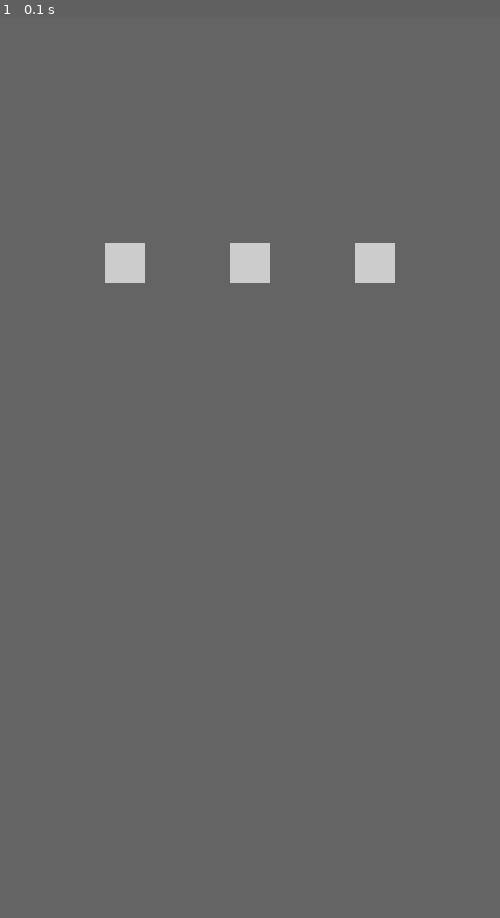
Above: before the commit, frame 1.
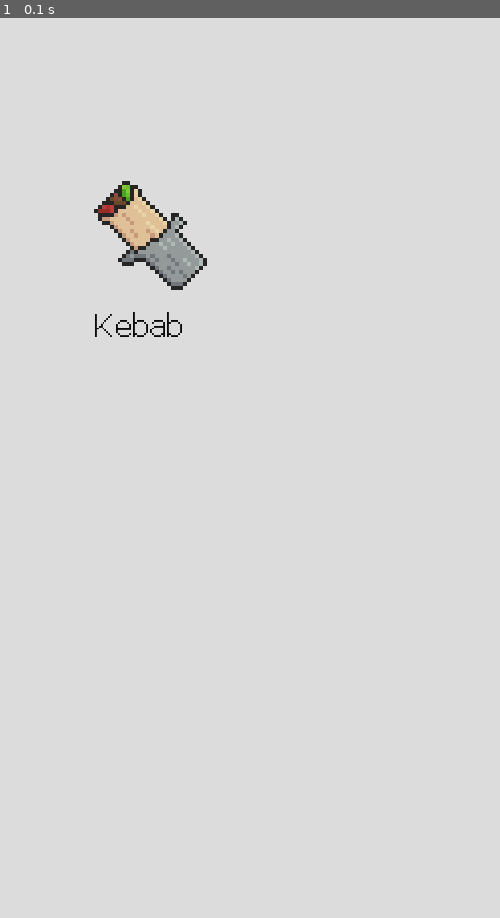
Above: after the commit, the same moment.

Repository: MichalRybecky/JAKP
Game: pygame game, started from main.py
Two runs of this game, one before a commit and one after it. Both use one fixed random seed, a clock stepped at 60 frames per second and the inputs below.
Inputs:
- Up to frame 1 (0.1 s): no input

The runs differ from the first frame. In frame 1, 99% of the frame differs, in the area x 0-100%, y 0-100%.

Commit message:
Presuvanie fontu do main priecinku, pygame nema rad fonty inde. Pridanie fontu a obrazku kebabu do main menu

Diff:
--- a/main.py
+++ b/main.py
@@ -15,13 +15,18 @@
 WIDTH_H = WIDTH // 2
 
 # PyGame setup
+pygame.init()
 WIN = pygame.display.set_mode((WIDTH, HEIGHT))
 pygame.display.set_caption("JAKP")
+main_font = pygame.font.Font("pixel_font.ttf", 15)
 
 # Loading assets
 # ked tu toho bude vela, nadzigat do samostatneho modulu
 #BG = pygame.transform.scale(
 #        pygame.image.load(os.path.join("bg.png")), (WIDTH, HEIGHT))
+
+KEBAB = pygame.image.load(os.path.join("assets", "kebab_101.png"))
+KEBAB = pygame.transform.scale(KEBAB, (130, 130))
 
 
 def collide(obj1, obj2) -> bool:
@@ -39,27 +44,19 @@
     # main app loop
     while run:
         #WIN.blit(BG, (0, 0))
-        pygame.draw.rect(WIN, (100, 100, 100), pygame.Rect(0, 0, WIDTH, HEIGHT))
+        pygame.draw.rect(WIN, (220, 220, 220), pygame.Rect(0, 0, WIDTH, HEIGHT))
 
         pos_x, pos_y = pygame.mouse.get_pos()
 
-        # Menu Buttons
-        # skarede jak noc, zatial iba pre debbugovanie
-        b_size = 40
-        b_size_h = b_size // 2
-        b_color = (204, 204, 204)
-        b_1 = pygame.Rect((WIDTH_H // 2) - b_size_h, HEIGHT_H // 2, b_size, b_size)
-        b_2 = pygame.Rect(WIDTH_H - b_size_h, HEIGHT_H // 2, b_size, b_size)
-        b_3 = pygame.Rect((WIDTH_H // 2 * 3) - b_size_h, HEIGHT_H // 2, b_size, b_size)
-
-        pygame.draw.rect(WIN, b_color, b_1)
-        pygame.draw.rect(WIN, b_color, b_2)
-        pygame.draw.rect(WIN, b_color, b_3)
+        # kebab
+        WIN.blit(KEBAB, ((WIDTH_H // 2) - 40, HEIGHT_H // 3))
+        label_kebab = main_font.render("Kebab", 1, (10, 10, 10))
+        WIN.blit(label_kebab, ((WIDTH_H // 2) - 30, (HEIGHT_H // 3) + 140))
 
         # Button Activations
-        if b_1.collidepoint(pos_x, pos_y):
-            if click:
-                print("si klikol, gratulka jak sa hovori")
+        #if b_1.collidepoint(pos_x, pos_y):
+        #    if click:
+        #        print("si klikol, gratulka jak sa hovori")
 
         pygame.display.update()
         for event in pygame.event.get():
Renamed: assets/PixelFJVerdana12pt.ttf -> pixel_font.ttf
